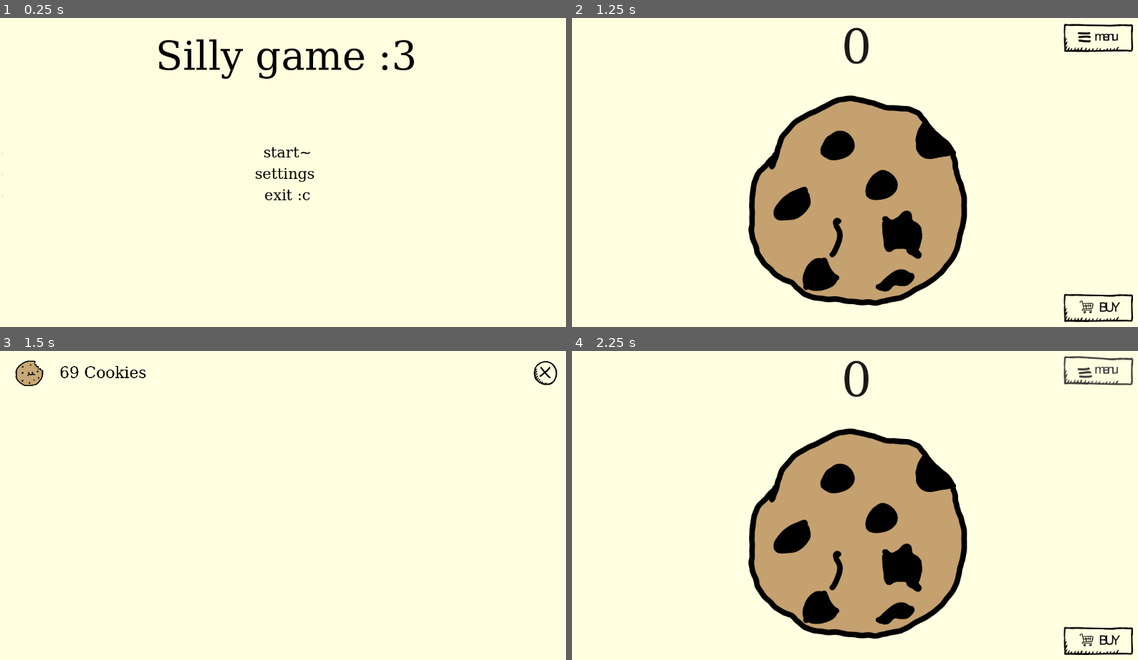
Above: before the commit, frames 1-4 (two rows, left to right).
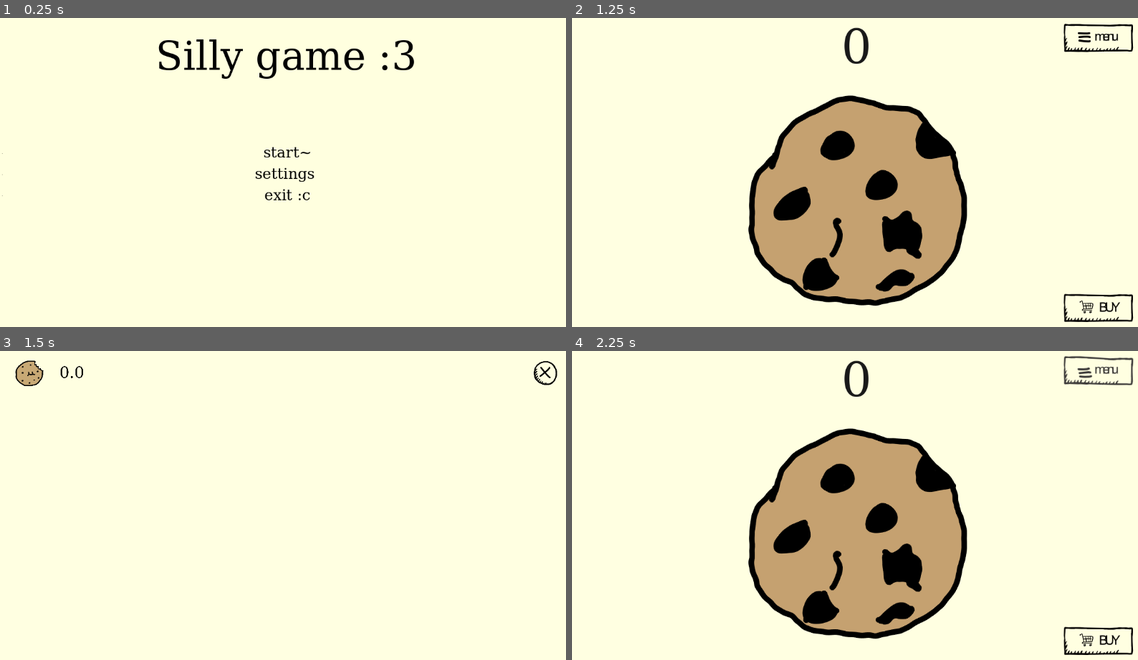
Above: after the commit, the same moments.

Repository: FoxyIsCoding/shorkyy
Game: Godot game, scene res://scenes/menu.tscn
The game is run twice, just before and just after one commit, with the same random seed, the same clock (stepped at 60 frames per second) and the same inputs.
Inputs (mouse positions are in pixels of both pictures, inside the frame that each line leads up to):
- Up to frame 1 (0.25 s): no input
- Up to frame 2 (1.25 s): click "start~" at 0.5 s
- Up to frame 3 (1.5 s): click (526, 638) at 1.25 s
- Up to frame 4 (2.25 s): click (1115, 372) at 2 s

Frames 1-2 are identical in both runs. In frame 3, 0.2% of the frame differs, in the area x 10-26%, y 4-9%; in frame 4, nothing differs.
Error in both runs: Invalid assignment of property or key 'text' with value of type 'int' on a base object of type 'Label'. (res://scripts/cookieController.gd:26)

Commit message:
umm more scripting or whatever

Diff:
--- a/scenes/map.tscn
+++ b/scenes/map.tscn
@@ -61,6 +61,7 @@
 texture_disabled = ExtResource("8_be0no")
 
 [node name="cookiee" type="TextureButton" parent="."]
+unique_name_in_owner = true
 offset_left = 270.0
 offset_top = 85.0
 offset_right = 882.0
--- a/scenes/shop.tscn
+++ b/scenes/shop.tscn
@@ -52,7 +52,7 @@
 layout_mode = 2
 texture = ExtResource("5_2fc2m")
 
-[node name="Label" type="Label" parent="HBoxContainer"]
+[node name="cookies" type="Label" parent="HBoxContainer"]
 layout_mode = 2
 theme_override_colors/font_color = Color(0, 0, 0, 1)
 theme_override_fonts/font = SubResource("SystemFont_2fc2m")
--- a/scripts/game/button_controller.gd
+++ b/scripts/game/button_controller.gd
@@ -4,7 +4,9 @@
 	pass
 
 func _on_shop_btn_pressed():
+	$cookiee.save_stats()
 	get_tree().change_scene_to_file("res://scenes/shop.tscn")
 
 func _on_menu_btn_pressed():
+	$cookiee.save_stats()
 	get_tree().change_scene_to_file("res://scenes/menu.tscn")
--- a/scripts/shop/main_controller.gd
+++ b/scripts/shop/main_controller.gd
@@ -1,8 +1,30 @@
 extends Control
+
+var clicks
+const SAVE_PATH = "user://click_data.save"
 
 
 func _ready():
-	pass
+	load_stats()
+	$HBoxContainer/cookies.text = clicks
 
 func _on_texture_button_pressed():
 	get_tree().change_scene_to_file("res://scenes/map.tscn")
+
+
+func load_stats():
+	if not FileAccess.file_exists(SAVE_PATH):
+		clicks = 0
+		return
+
+	var save_file = FileAccess.open(SAVE_PATH, FileAccess.READ)
+	if save_file:
+		var json_string = save_file.get_line()
+		save_file.close()
+
+		var json = JSON.new()
+		var parse_result = json.parse(json_string)
+		if parse_result == OK:
+			var save_data = json.data
+			clicks = save_data.get("clicks", 0)
+			print("Loaded clicks: ", clicks)
Not shown, changed: assets/my majestic art made in MS paint lol/buttons ig/the hamburger kinda looking menu button/menu.afphoto~lock~
Not shown, changed: assets/my majestic art made in MS paint lol/buttons ig/the hamburger kinda looking menu button/menu_hover.afphoto~lock~
Not shown, changed: assets/my majestic art made in MS paint lol/buttons ig/the hamburger kinda looking menu button/menu_presssed.afphoto~lock~
Not shown, changed: assets/my majestic art made in MS paint lol/buttons ig/the majestic exit-close button/close.afphoto~lock~
Not shown, changed: assets/my majestic art made in MS paint lol/buttons ig/the majestic exit-close button/close_hover.afphoto~lock~
Not shown, changed: assets/my majestic art made in MS paint lol/buttons ig/the majestic exit-close button/close_pressed.afphoto~lock~
Not shown, changed: assets/my majestic art made in MS paint lol/cookiee.afphoto~lock~
Not shown, changed: assets/my majestic art made in MS paint lol/shop_hover.afphoto~lock~
Not shown, changed: assets/my majestic art made in MS paint lol/ui art/sillest cookie.afphoto~lock~
